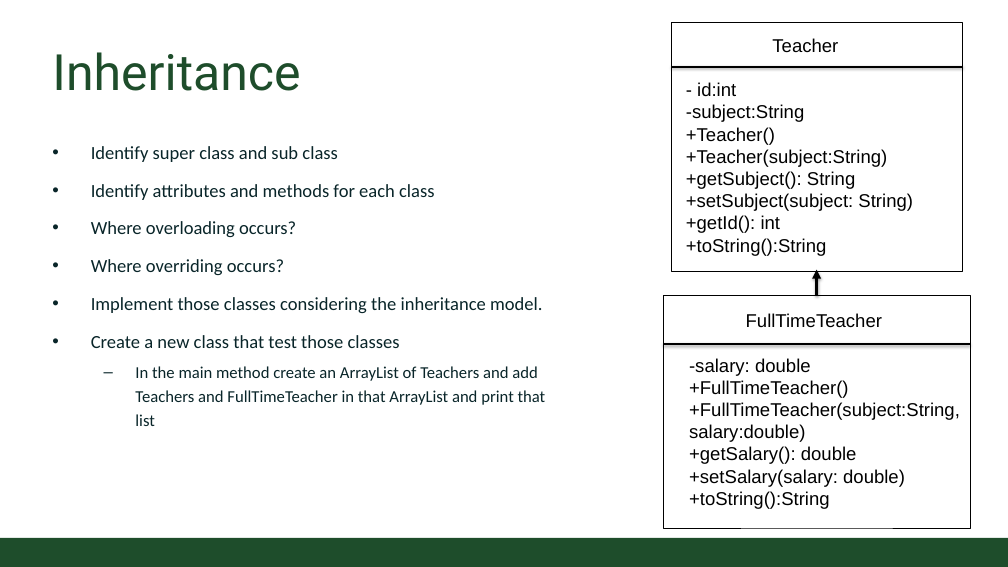
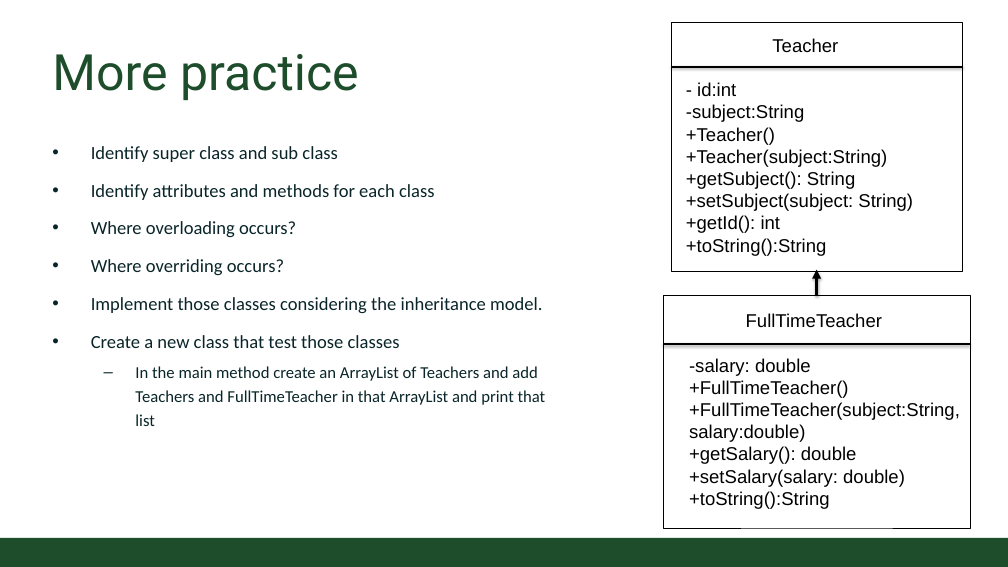
Before and after one commit to CSU-CompSci-CS163-4/Handouts, a slide deck: slide 15 of slides/On-Campus/12_01_ReviewSession_CS163.pptx (slide 11 before the commit). Drawn at 1008x567 pixels with LibreOffice and Linux fonts; fonts in the diff are those of the drawing; background and template pictures are left out. Boxes give left, top, right and bottom in pixels: in the first picture for what was removed or moved away, otherwise in the second. Text is boxed around its words. In the diff, an @@ line names an element or a change of style, - is before the commit and + after.

```diff
--- a/slides/On-Campus/12_01_ReviewSession_CS163.pptx
+++ b/slides/On-Campus/12_01_ReviewSession_CS163.pptx
@@ title at (52,54,359,100): text changed @@
-Inheritance
+More practice
```
Also in this commit, not shown: 6 other slides changed, 6 slides added, 2 slides removed, 3 other files.
